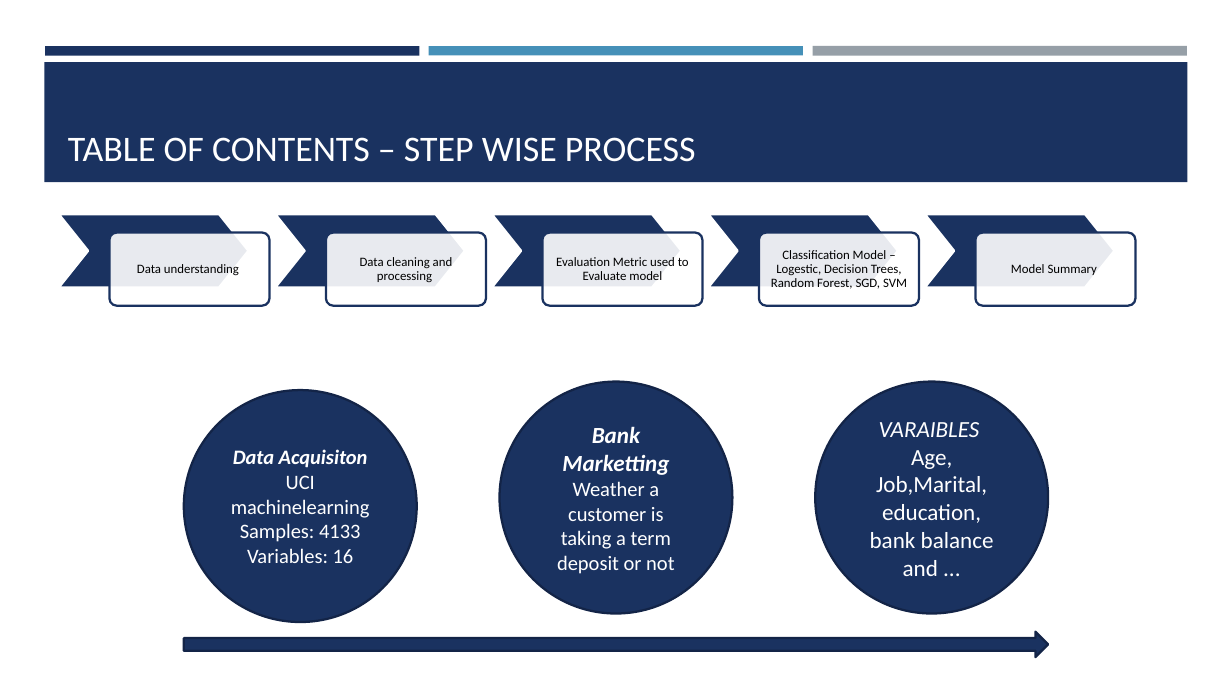
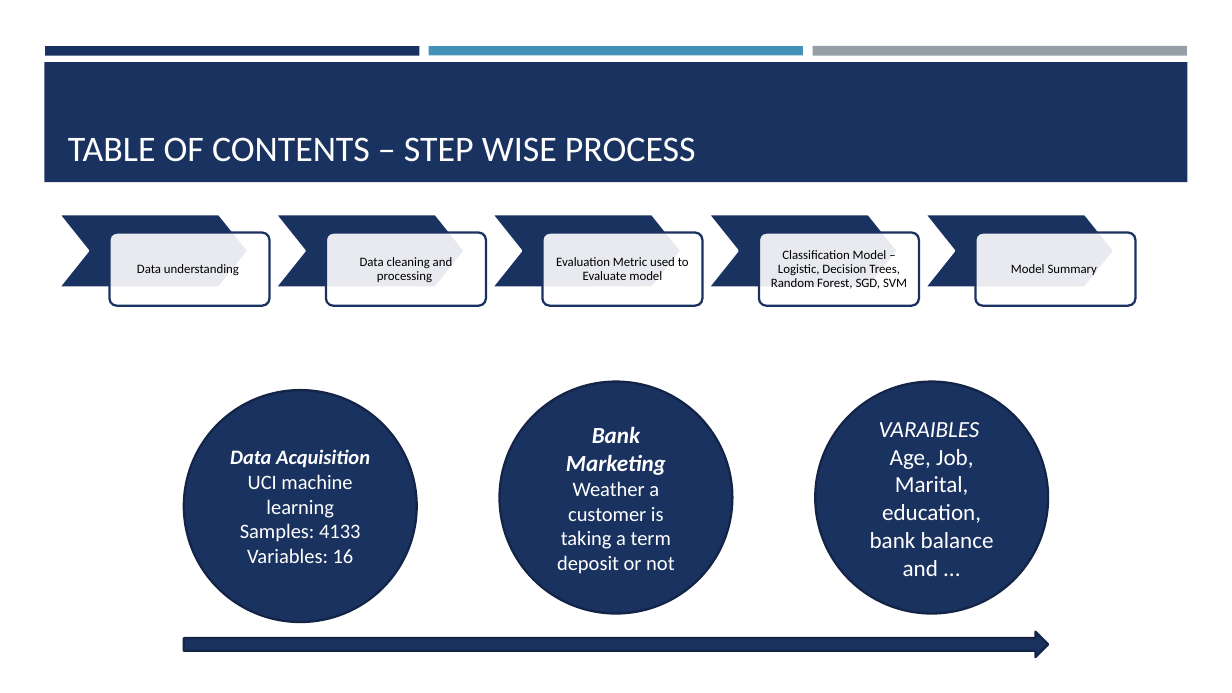
Before and after one commit to ManagementEngineer/sd4001-project, a slide deck: slide 2 of Maths-sd4001Project.pptx. Drawn at 1232x693 pixels with LibreOffice and Linux fonts; fonts in the diff are those of the drawing. Boxes give left, top, right and bottom in pixels: in the first picture for what was removed or moved away, otherwise in the second. Text is boxed around its words. In the diff, an @@ line names an element or a change of style, - is before the commit and + after.

Commit message:
Completed Random Forest Notebook
Complete rf notebook and added findings in powerpoint

```diff
--- a/Maths-sd4001Project.pptx
+++ b/Maths-sd4001Project.pptx
@@ text at [771,250,907,289]: text changed @@
-Classification Model – Logestic, Decision Trees, Random Forest, SGD, SVM
+Classification Model – Logistic, Decision Trees, Random Forest, SGD, SVM
@@ text in ellipse at [230,449,370,518]: text changed @@
-Data Acquisiton
-UCI machinelearning
+Data Acquisition
+UCI machine learning
@@ text in ellipse at [557,426,674,574]: text changed @@
-Bank Marketting Weather a customer is taking a term deposit or not
+Bank Marketing Weather a customer is taking a term deposit or not
@@ text in ellipse at [870,449,994,576]: spaces changed @@
-Age, Job,Marital, education, bank balance and ...
+Age, Job, Marital, education, bank balance and ...
```
Also in this commit, not shown: 1 other slide changed, 1 other file.
